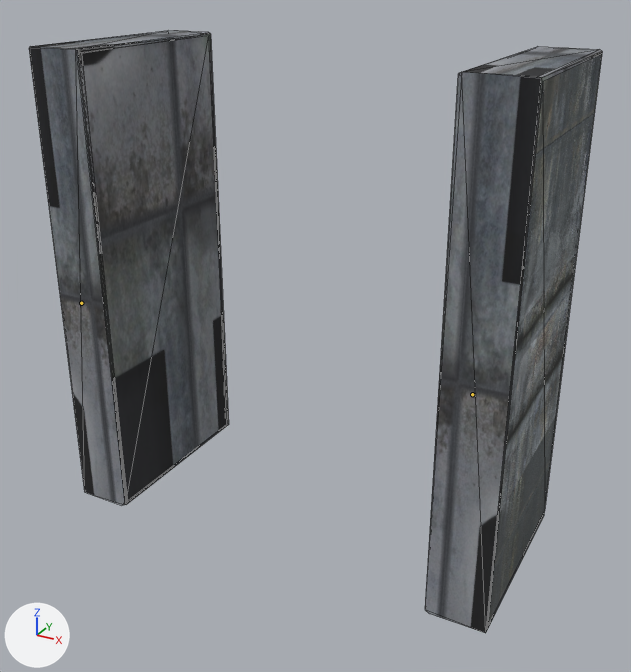
Two versions of the FBX model induction/Game/Assets/modelData/Door/Door.fbx, one commit apart.
Camera for both pictures: a 50 mm camera at (19.5, -29.9, 27.6) aimed at (0.8, 4.1, 10.6). The axes (+X, +Y, +Z) are drawn at lower left. The lights are the same throughout. Both versions are drawn at frame 41 of the action 'Take 001'; the numbers are the values there. The bones that bend it are drawn over the model as lines. Mesh edges are drawn as thin lines.
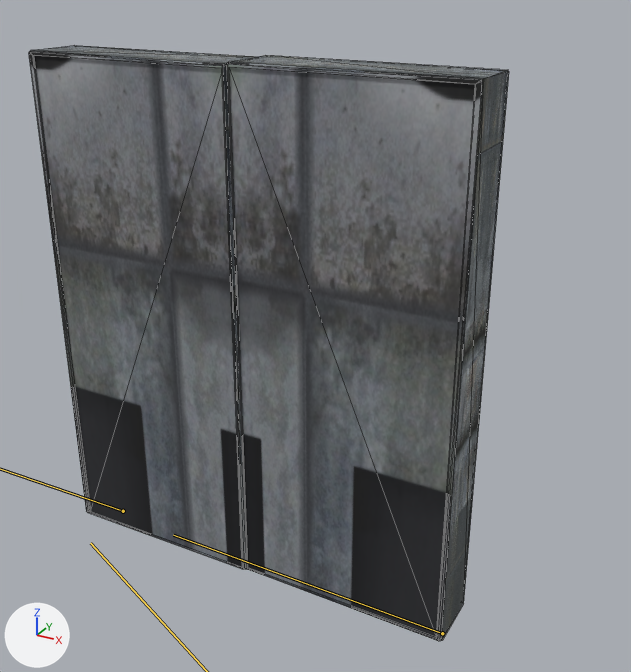
Location of each change, (x1, y1, x2, y2) in pixels of the pictures (631 x 672 px):
'Box004', posed (59% wider): before (425, 47, 602, 633); after (227, 55, 509, 641)
'Box003', posed: before (29, 30, 229, 505); after (29, 45, 253, 569)
bone 'Bone003', root to tip: before (81, 303) to (81, 303); after (442, 633) to (173, 535)

The edits, one by one:
Bone 'Bone003' (bone_bone003) turns from (0, 0, 90) to (0, 0, 0) degrees about its own x, y and z.
Bone 'Bone004' (bone_bone004) turns from (0, 0, -89) to (0, 0, 0) degrees about its own x, y and z.
